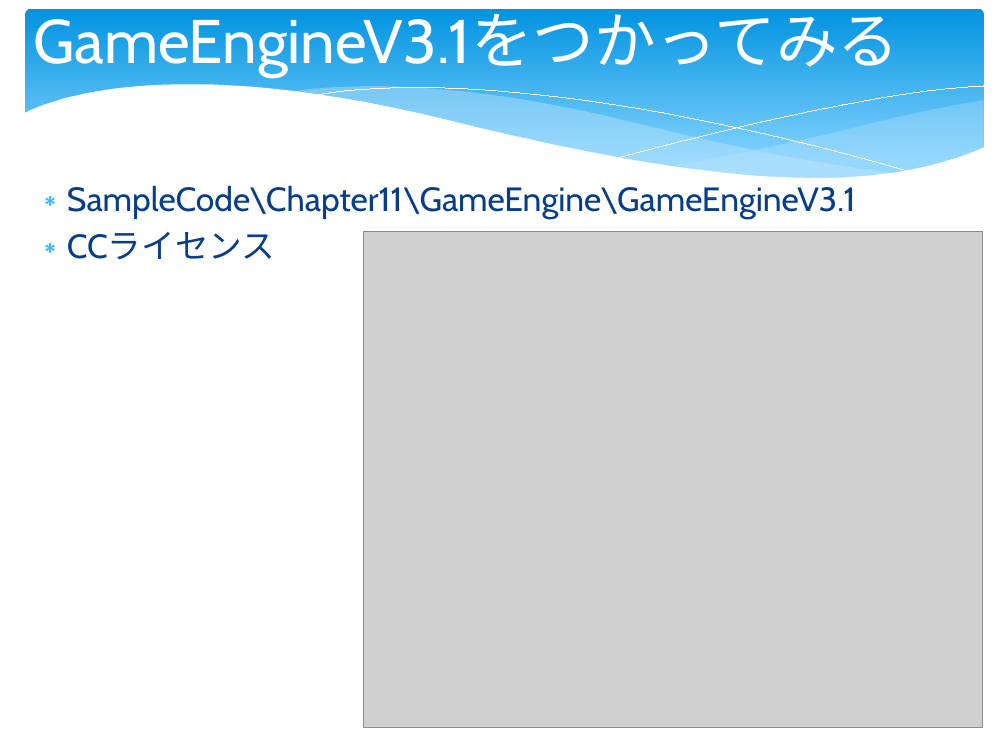
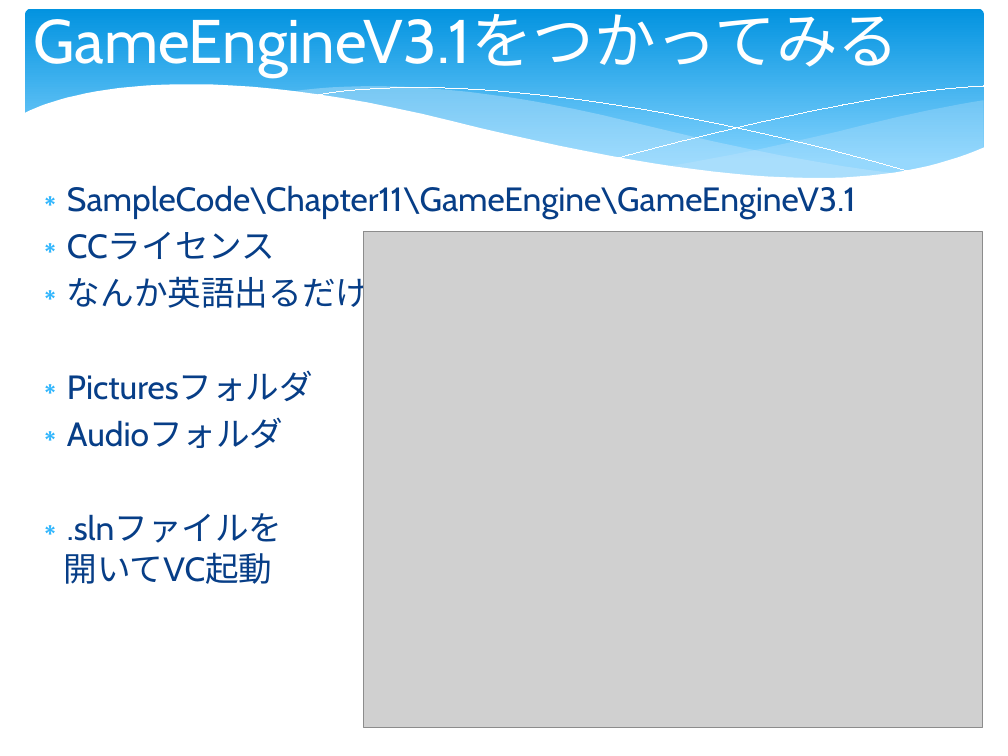
Before and after one commit to kaitas/ShiraiLabOpen, a slide deck: slide 5 of GamePro/GameEngine/GamePro20150628.pptx (slide 4 before the commit). Drawn at 1008x756 pixels with LibreOffice and Linux fonts; fonts in the diff are those of the drawing; grey boxes stand for pictures; background and template pictures are left out. Boxes give left, top, right and bottom in pixels: in the first picture for what was removed or moved away, otherwise in the second. Text is boxed around its words. In the diff, an @@ line names an element or a change of style, - is before the commit and + after.

```diff
--- a/GamePro/GameEngine/GamePro20150628.pptx
+++ b/GamePro/GameEngine/GamePro20150628.pptx
@@ text at (x1=64, y1=271, x2=369, y2=584): paragraphs added @@
+∗ なんか英語出るだけ
+∗ Picturesフォルダ
+∗ Audioフォルダ
+∗ .slnファイルを
+  開いてVC起動
```
Also in this commit, not shown: 6 other slides changed, 2 slides added, 1 slide removed, 1 other file.
